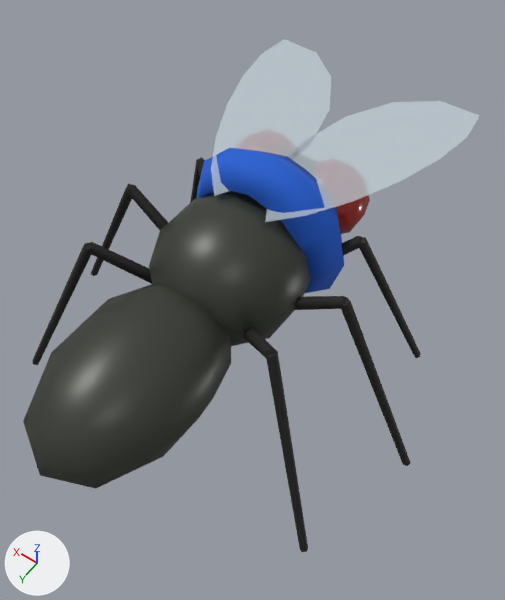
The glTF model public/models/fly_nuee.glb, before and after one commit.
Both versions are drawn from a camera (50 mm lens) standing at (-0.768, 0.898, 1.896) and looking at (-0.053, -0.104, 0.322). Arrows for +X, +Y and +Z are at lower left; the lights stay in place. The picture after the commit comes second. Where no turn or scale is listed for an object, it has been applied to the vertices.
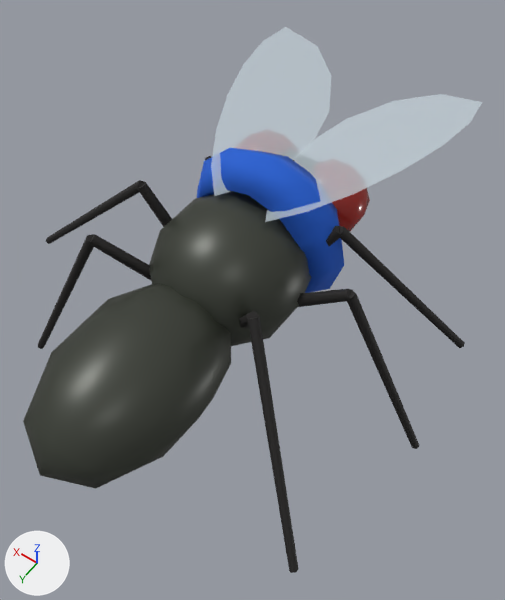
The change, as a list of edits to the scene's bpy script:
```text
Change ob_mesh_5:
    ob_mesh_5.parent: ob_node_6 -> ob_group_5
Change ob_mesh_6:
    ob_mesh_6.parent: ob_node_8 -> ob_group_7
Change ob_mesh_8:
    ob_mesh_8.parent: ob_node_10 -> ob_group_9
Change ob_mesh_9:
    ob_mesh_9.parent: ob_node_13 -> ob_group_12
Change ob_mesh_10:
    ob_mesh_10.parent: ob_node_13 -> ob_group_12
Change ob_mesh_11:
    ob_mesh_11.parent: ob_node_16 -> ob_group_15
Change ob_mesh_12:
    ob_mesh_12.parent: ob_node_16 -> ob_group_15
Change ob_mesh_13:
    ob_mesh_13.parent: ob_node_19 -> ob_group_18
Change ob_mesh_14:
    ob_mesh_14.parent: ob_node_19 -> ob_group_18
Change ob_mesh_15:
    ob_mesh_15.parent: ob_node_22 -> ob_group_21
Change ob_mesh_16:
    ob_mesh_16.parent: ob_node_22 -> ob_group_21
Change ob_mesh_17:
    ob_mesh_17.parent: ob_node_25 -> ob_group_24
Change ob_mesh_18:
    ob_mesh_18.parent: ob_node_25 -> ob_group_24
Add ob_group_24:
    ob_group_24 = bpy.data.objects.new('group_24', None)
    ob_group_24.parent = ob_fly
    ob_group_24.location = (-0.1, 0.02, 0.38)
    ob_group_24.rotation_euler = (-0.000425, 0.323, -0.727)  # degrees (0, 19, -42)
Add ob_group_21:
    ob_group_21 = bpy.data.objects.new('group_21', None)
    ob_group_21.parent = ob_fly
    ob_group_21.location = (0.1, 0.02, 0.38)
    ob_group_21.rotation_euler = (0.0, 0.0, 0.473)  # degrees (0, 0, 27)
Add ob_group_18:
    ob_group_18 = bpy.data.objects.new('group_18', None)
    ob_group_18.parent = ob_fly
    ob_group_18.location = (-0.12, -0.08, 0.38)
    ob_group_18.rotation_euler = (0.0, 0.0, 0.127)  # degrees (0, 0, 7.3)
Add ob_group_15:
    ob_group_15 = bpy.data.objects.new('group_15', None)
    ob_group_15.parent = ob_fly
    ob_group_15.location = (0.12, -0.08, 0.38)
    ob_group_15.rotation_euler = (-0.000424, -0.323, 0.127)  # degrees (0, -19, 7.3)
Add ob_group_12:
    ob_group_12 = bpy.data.objects.new('group_12', None)
    ob_group_12.parent = ob_fly
    ob_group_12.location = (-0.1, -0.18, 0.38)
    ob_group_12.rotation_euler = (-0.000424, 0.323, 0.473)  # degrees (0, 19, 27)
Add ob_group_9:
    ob_group_9 = bpy.data.objects.new('group_9', None)
    ob_group_9.parent = ob_fly
    ob_group_9.location = (0.1, -0.18, 0.38)
    ob_group_9.rotation_euler = (0.0, 0.0, -0.727)  # degrees (0, 0, -42)
Add ob_group_7:
    ob_group_7 = bpy.data.objects.new('group_7', None)
    ob_group_7.parent = ob_fly
    ob_group_7.location = (-0.08, -0.12, 0.64)
    ob_group_7.rotation_euler = (0.0, 0.172, 0.0)  # degrees (0, 10, 0)
Add ob_group_5:
    ob_group_5 = bpy.data.objects.new('group_5', None)
    ob_group_5.parent = ob_fly
    ob_group_5.location = (0.08, -0.12, 0.64)
    ob_group_5.rotation_euler = (0.0, -0.172, 0.0)  # degrees (0, -10, 0)
```

Location of each change, (x1, y1, x2, y2) in pixels of the pictures (505 x 600 px):
'Mesh_6', moved: before (265, 101, 479, 222); after (265, 94, 482, 222)
'Mesh_5', moved: before (211, 39, 331, 196); after (211, 27, 332, 196)
'Mesh_18', moved: before (266, 352, 308, 552); after (248, 317, 299, 573)
'Mesh_14', moved: before (341, 299, 411, 466); after (347, 291, 420, 449)
'Mesh_10', moved: before (359, 236, 421, 358); after (340, 226, 465, 348)
'Mesh_12', moved: before (91, 184, 134, 276); after (46, 180, 145, 244)
'Mesh_16', moved: before (32, 243, 91, 365); after (38, 234, 94, 349)
'Mesh_15', moved: before (87, 242, 152, 284); after (89, 234, 151, 280)
'Mesh_13', moved: before (294, 296, 348, 310); after (297, 289, 353, 307)
'Mesh_11', moved: before (127, 185, 168, 230); after (137, 182, 172, 227)
'Mesh_17', moved: before (244, 328, 278, 359); after (239, 311, 260, 328)
'Mesh_9', moved: before (341, 236, 363, 256); after (326, 226, 342, 246)
'Mesh_8', moved (mostly hidden afterwards): before (190, 157, 204, 203); after (205, 156, 211, 160)
